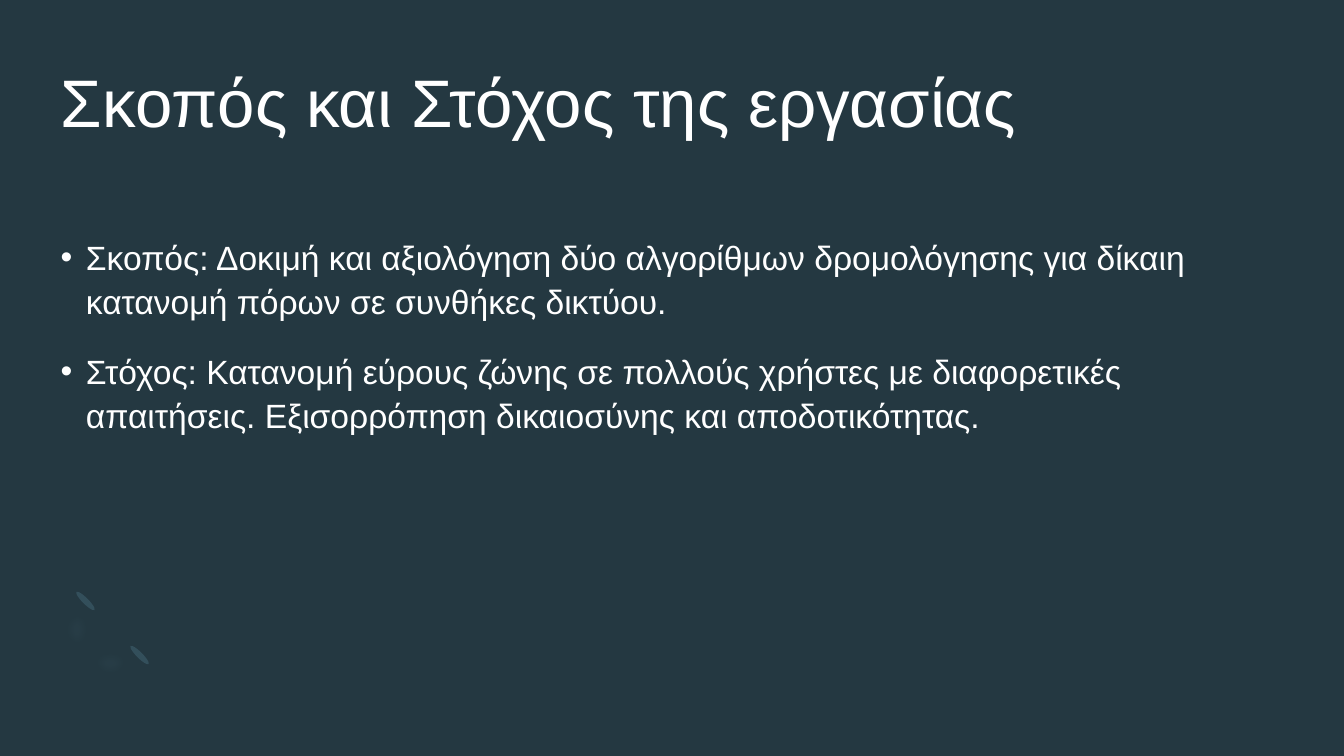
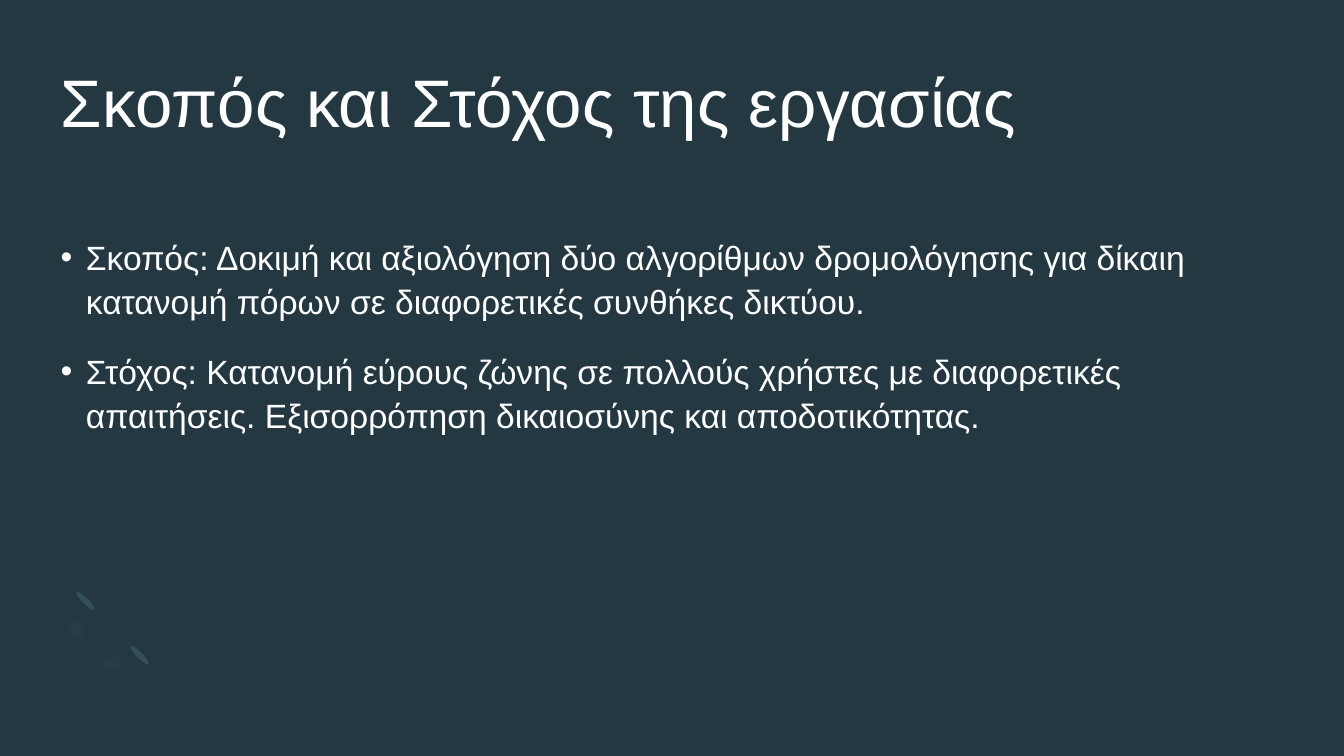
Before and after one commit to spyros-zikos/CEID-4G-Scheduler, a slide deck: slide 2 of presentation.pptx. Drawn at 1344x756 pixels with LibreOffice and Linux fonts; fonts in the diff are those of the drawing. Boxes give left, top, right and bottom in pixels: in the first picture for what was removed or moved away, otherwise in the second. Text is boxed around its words. In the diff, an @@ line names an element or a change of style, - is before the commit and + after.

```diff
--- a/presentation.pptx
+++ b/presentation.pptx
@@ text at (86,244,1185,321): text changed @@
-• Σκοπός: Δοκιμή και αξιολόγηση δύο αλγορίθμων δρομολόγησης για δίκαιη κατανομή πόρων σε συνθήκες δικτύου.
+• Σκοπός: Δοκιμή και αξιολόγηση δύο αλγορίθμων δρομολόγησης για δίκαιη κατανομή πόρων σε διαφορετικές συνθήκες δικτύου.
```
Also in this commit, not shown: 6 other slides changed, 1 other file.
